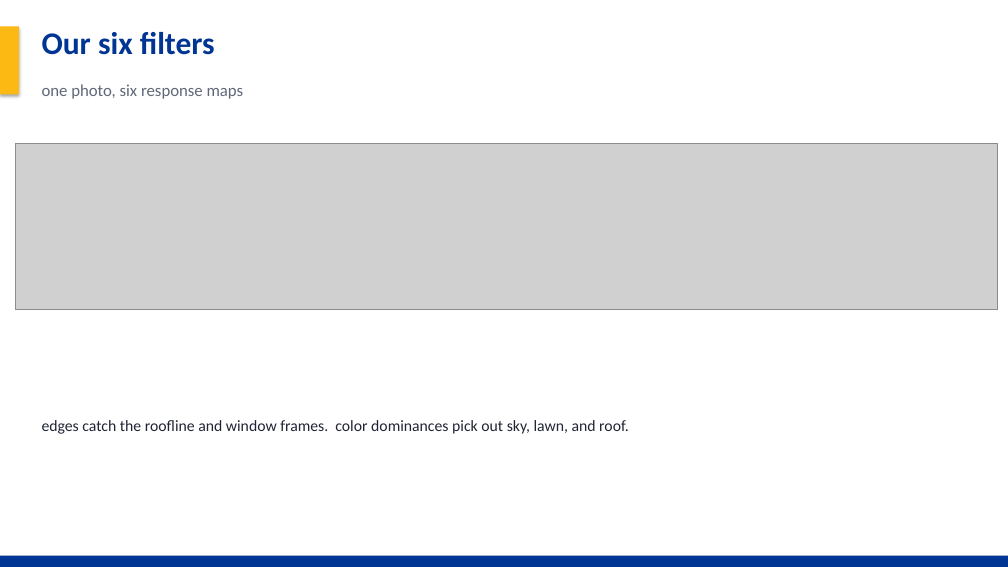
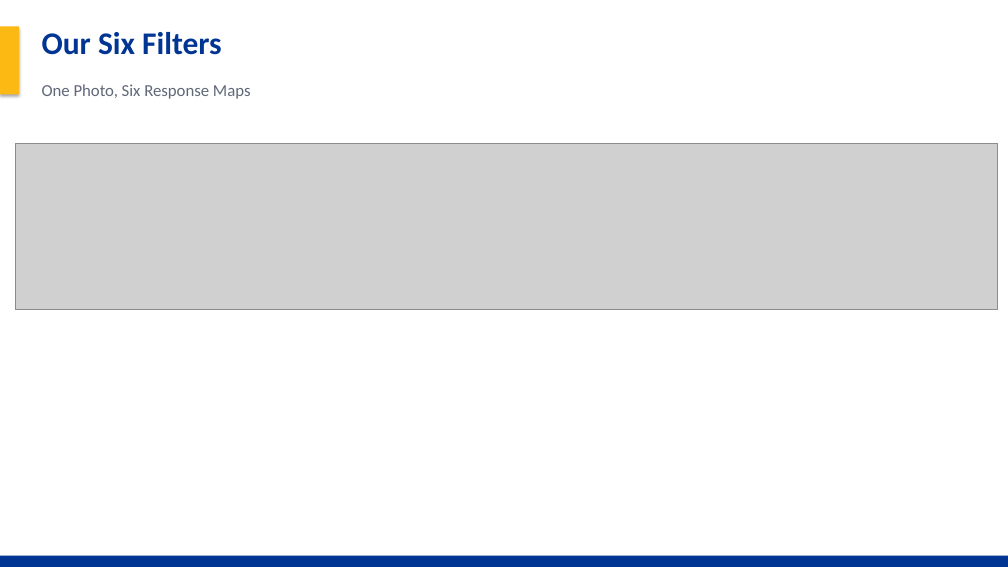
Before and after one commit to Noah-Gallego/house-price-4450-final, a slide deck: slide 23 of HousePrice_Final_Project.pptx (slide 18 before the commit). Drawn at 1008x567 pixels with LibreOffice and Linux fonts; fonts in the diff are those of the drawing; grey boxes stand for pictures. Boxes give left, top, right and bottom in pixels: in the first picture for what was removed or moved away, otherwise in the second. Text is boxed around its words. In the diff, an @@ line names an element or a change of style, - is before the commit and + after.

```diff
--- a/HousePrice_Final_Project.pptx
+++ b/HousePrice_Final_Project.pptx
@@ text at (x1=42, y1=32, x2=222, y2=55): text changed @@
-Our six filters
+Our Six Filters
@@ text at (x1=42, y1=84, x2=251, y2=99): text changed @@
-one photo, six response maps
+One Photo, Six Response Maps
@@ text removed at (x1=42, y1=420, x2=629, y2=434) @@
-edges catch the roofline and window frames. color dominances pick out sky, lawn, and roof.
```
Also in this commit, not shown: 22 other slides changed, 5 slides added, 2 slides removed, 9 other files.
